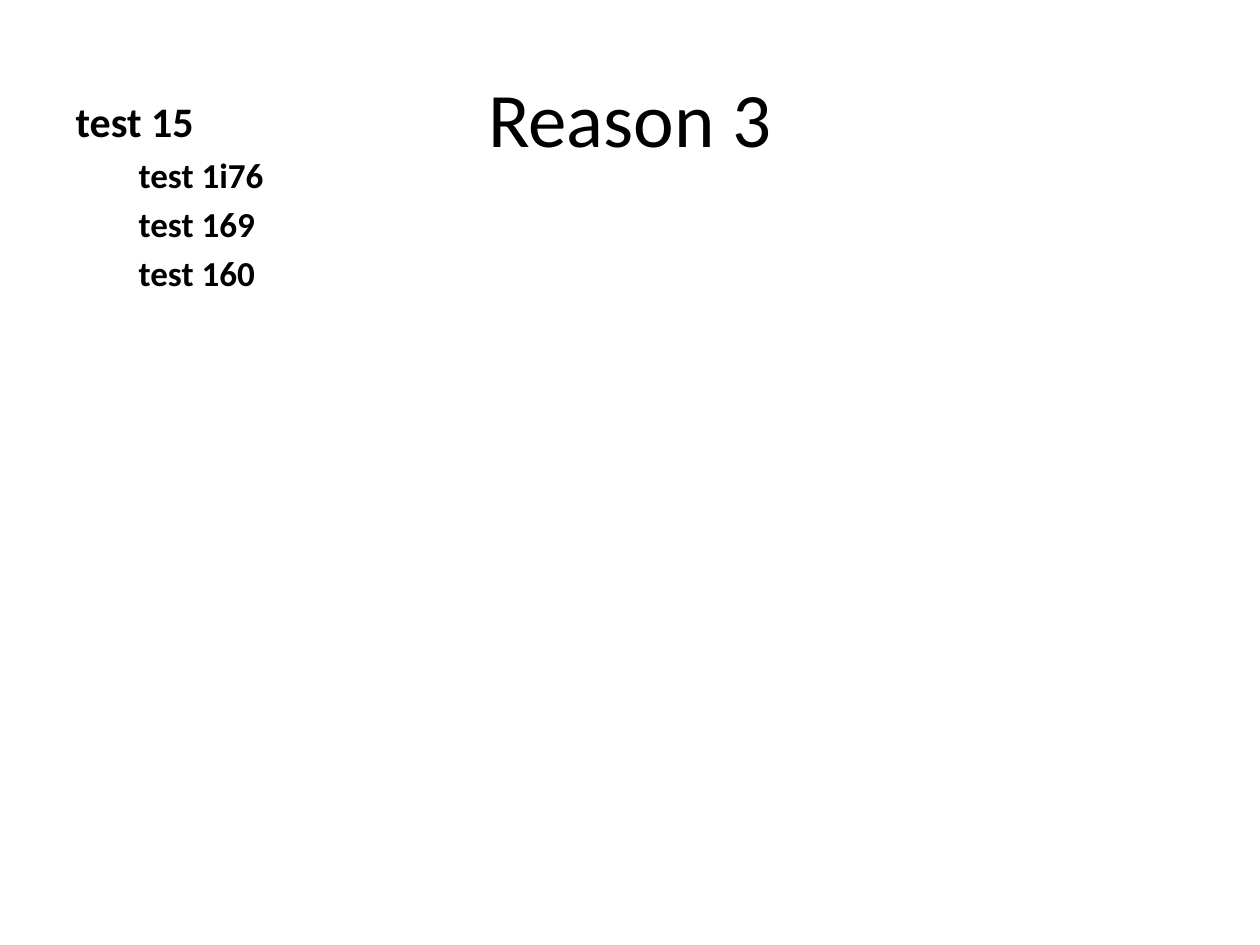
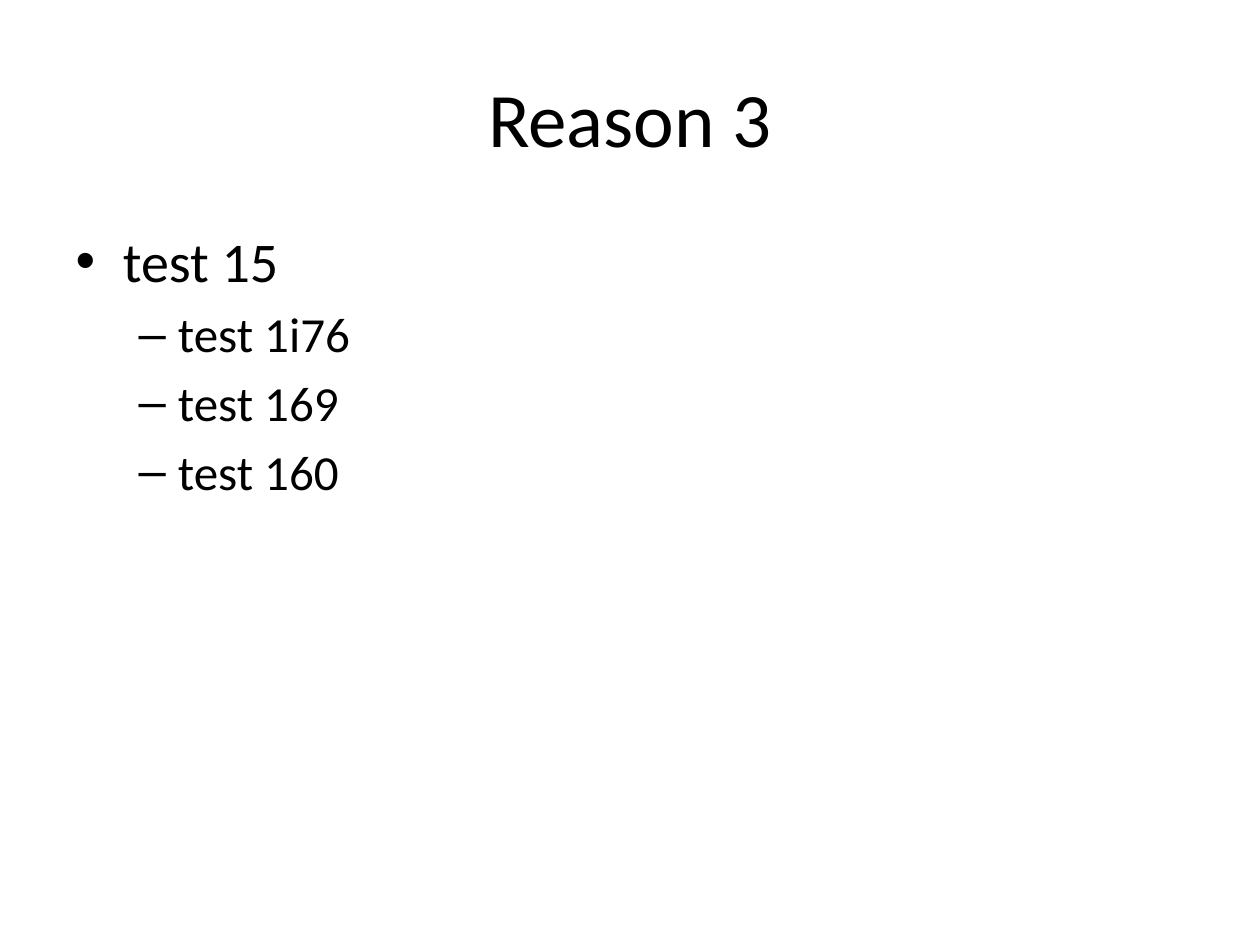
Before and after one commit to chrismjacobs/lms-master, a slide deck: slide 5 of ChrisND.pptx. Drawn at 1260x945 pixels with LibreOffice and Linux fonts; fonts in the diff are those of the drawing. Boxes give left, top, right and bottom in pixels: in the first picture for what was removed or moved away, otherwise in the second. Text is boxed around its words. In the diff, an @@ line names an element or a change of style, - is before the commit and + after.

```diff
--- a/ChrisND.pptx
+++ b/ChrisND.pptx
@@ text "test 15": place and size @@
-text "test 15" at bbox=[76, 109, 264, 287]
+text "test 15" at bbox=[123, 246, 350, 491]
@@ text "test 15" at bbox=[123, 246, 350, 491]: size 24 to 32 pt in "test 15"; bold off; size 20 to 28 pt in "test 1i76", "test 169", "test 160"; bullet none to •; more space between paragraphs; bullet none to –; vertical alignment bottom to top @@
```
Also in this commit, not shown: 2 other slides changed, 2 slides added, 1 slide removed, 5 other files.
